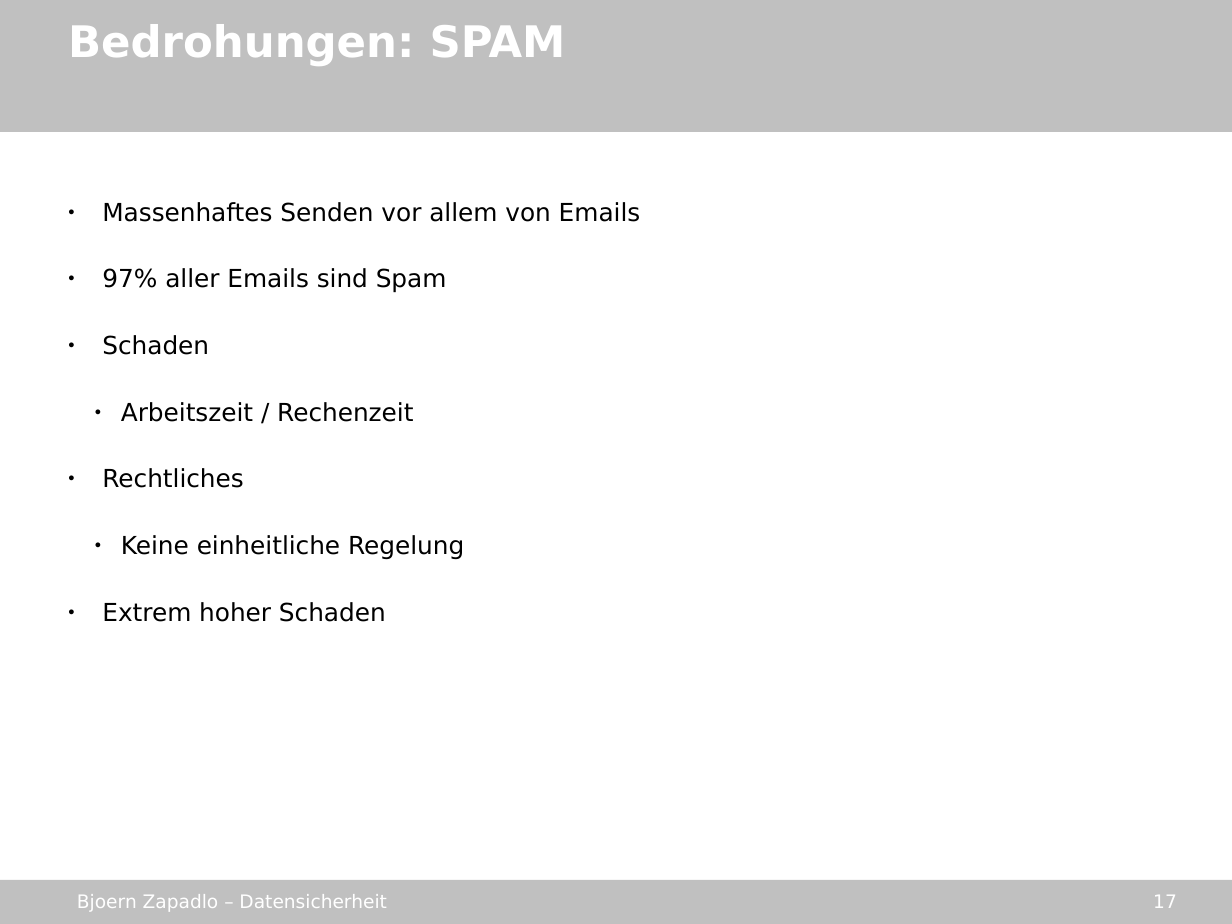
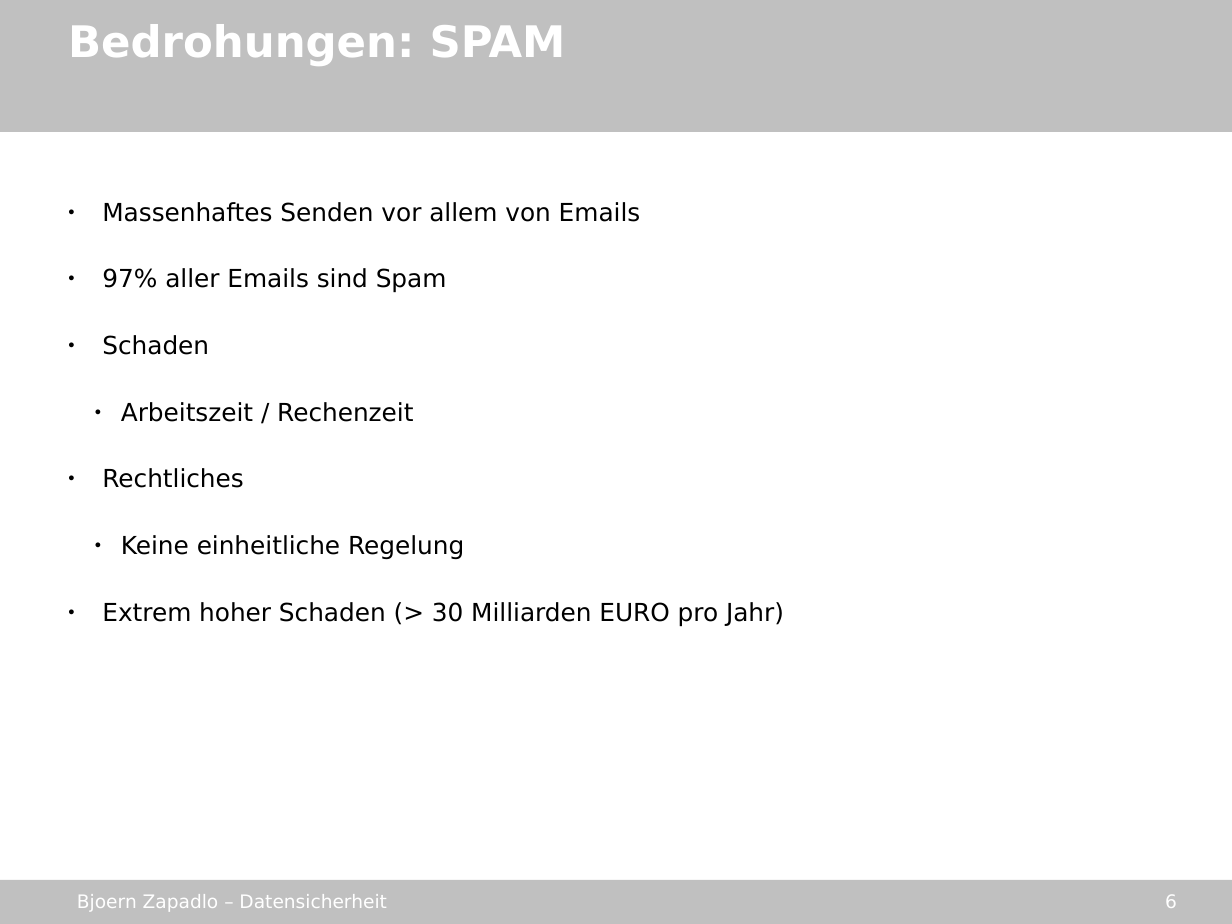
Before and after one commit to gmb2012/sae-datasecurity, a slide deck: slide 6 of stuff/datensicherheit_sae.odp (slide 17 before the commit). Drawn at 1232x924 pixels with LibreOffice and Linux fonts; fonts in the diff are those of the drawing; background and template pictures are left out. Boxes give left, top, right and bottom in pixels: in the first picture for what was removed or moved away, otherwise in the second. Text is boxed around its words. In the diff, an @@ line names an element or a change of style, - is before the commit and + after.

```diff
--- a/stuff/datensicherheit_sae.odp
+++ b/stuff/datensicherheit_sae.odp
@@ text at (102,602,784,627): text changed @@
-● Extrem hoher Schaden
+● Extrem hoher Schaden (> 30 Milliarden EURO pro Jahr)
@@ page number at (1165,894,1177,908): text changed @@
-17
+6
```
Also in this commit, not shown: 1 other slide changed, 11 slides removed, 4 other files.
